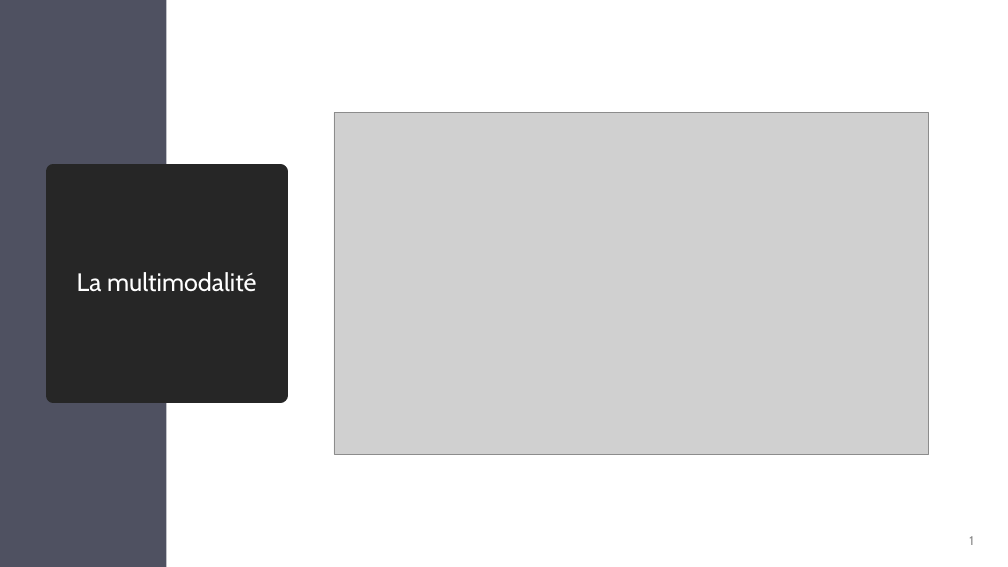
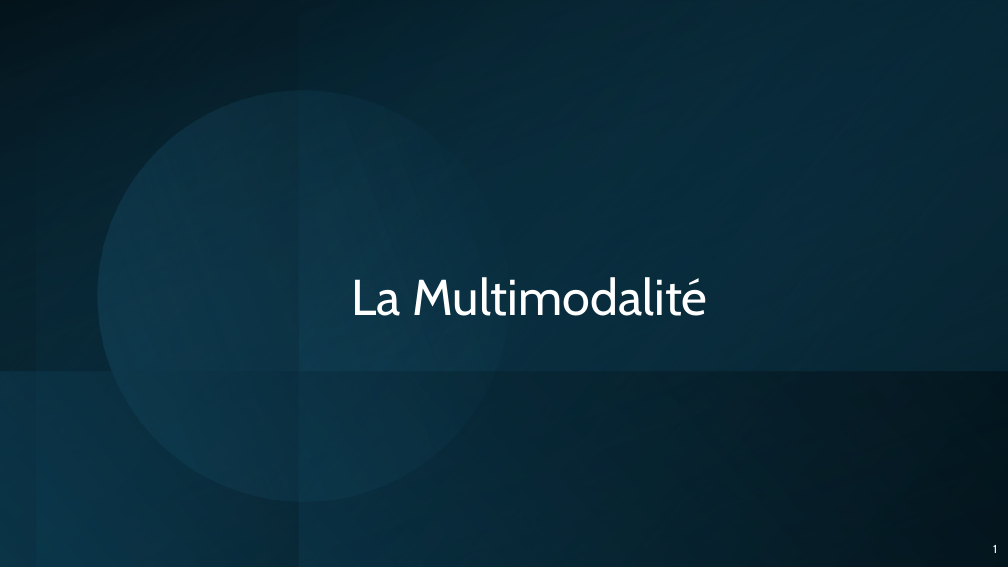
Before and after one commit to IzowRM/Stage-Cetic, a slide deck: slide 1 of Doc Slide/Presentation_du_27_01.pptx. Drawn at 1008x567 pixels with LibreOffice and Linux fonts; fonts in the diff are those of the drawing; grey boxes stand for pictures. Boxes give left, top, right and bottom in pixels: in the first picture for what was removed or moved away, otherwise in the second. Text is boxed around its words. In the diff, an @@ line names an element or a change of style, - is before the commit and + after.

```diff
--- a/Doc Slide/Presentation_du_27_01.pptx
+++ b/Doc Slide/Presentation_du_27_01.pptx
@@ rectangle at <box>0,0,298,567</box>: fill #4F5161 to gradient #104862 to #000000; rotation 0 to 180 degrees @@
@@ rectangle added at <box>0,0,1008,567</box>, fill gradient #000000 to #104862 @@
@@ rectangle added at <box>0,0,1008,567</box>, fill gradient #104862 to #000000 @@
@@ rectangle added at <box>36,0,1008,567</box>, fill gradient #0B3041 to #156082 @@
@@ rectangle added at <box>299,1,1008,567</box>, fill gradient #104862 to #000000 @@
@@ ellipse added at <box>65,59,542,534</box>, fill gradient #156082 to #46B1E1 @@
@@ title "La Multimodalité": place and size @@
-title "La Multimodalité" at <box>53,172,281,395</box>
+title "La Multimodalité" at <box>352,277,707,316</box>
@@ title "La Multimodalité" at <box>352,277,707,316</box>: vertical alignment middle to bottom; fill #262626 to none; outline #262626 13.75 pt to none @@
@@ picture removed at <box>334,113,929,454</box> @@
@@ title at <box>352,277,707,316</box>: text changed; size 24 to 48 pt @@
-La multimodalité
+La Multimodalité
@@ rectangle added at <box>0,371,1008,567</box>, fill gradient #104862 to #000000 @@
@@ page number: place and size @@
-page number at <box>969,536,973,545</box>
+page number at <box>993,545,997,553</box>
@@ page number at <box>993,545,997,553</box>: size 12 to 11 pt, text colour #898989 to #FFFFFF @@
```
Also in this commit, not shown: 2 other slides changed, 5 slides added, 3 other files.
